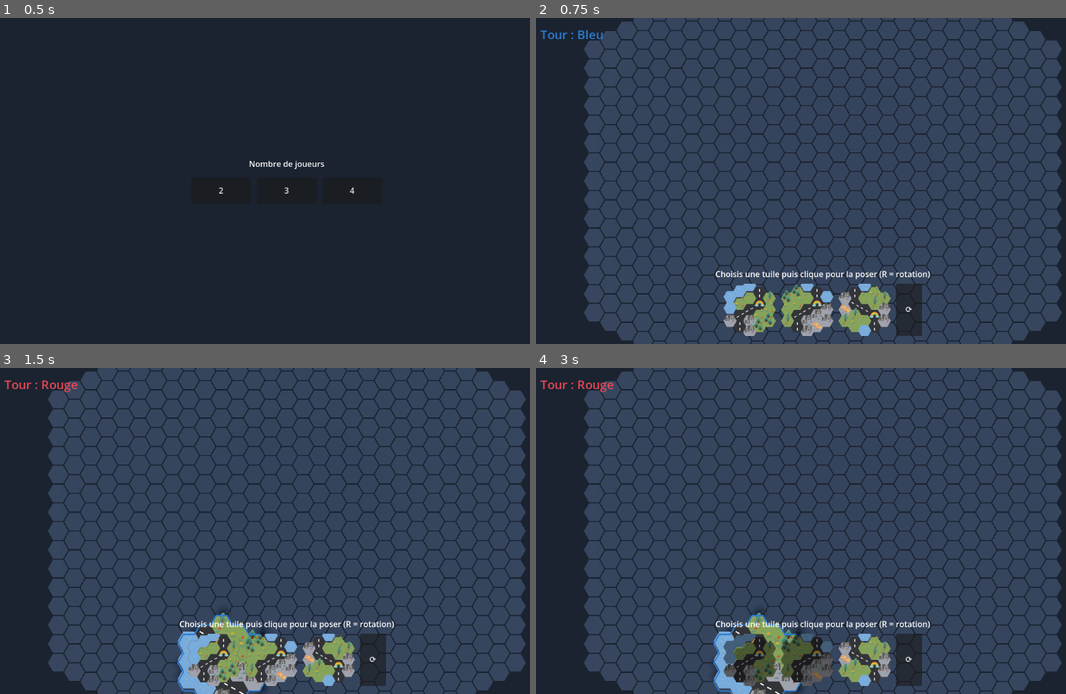
Above: before the commit, frames 1-4 (two rows, left to right).
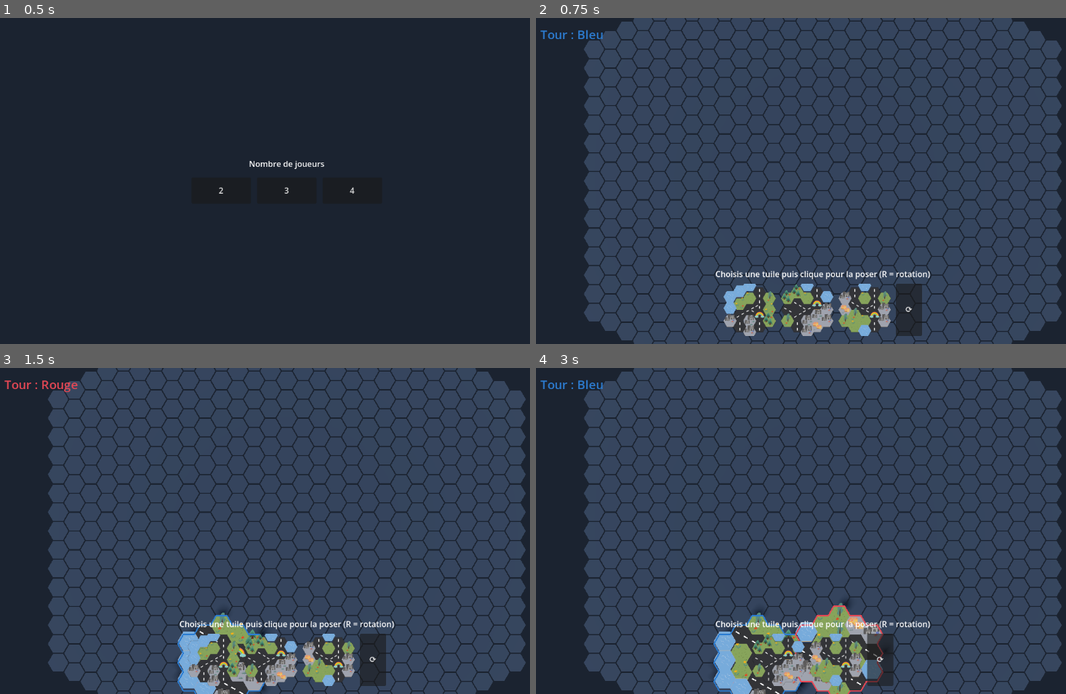
Above: after the commit, the same moments.

Repository: yoann-shopopop/shopopop-express
Game: Godot game, scene res://scenes/main.tscn
Two runs of this game, one before a commit and one after it. Both use one fixed random seed, a clock stepped at 60 frames per second and the inputs below.
Inputs (mouse positions are in pixels of both pictures, inside the frame that each line leads up to):
- Up to frame 1 (0.5 s): no input
- Up to frame 2 (0.75 s): click "2" at 0.5 s
- Up to frame 3 (1.5 s): click (212, 661) at 1.27 s
- Up to frame 4 (3 s): click (806, 661) at 2.02 s; click (864, 661) at 2.77 s

Frame 1 is identical in both runs. In frame 2, 0.4% of the frame differs, in the area x 39-66%, y 82-97%; in frame 3, 0.5%; in frame 4, 6.3%, in the area x 0-73%, y 3-100%.

Commit message:
fix(blocks): chaque pattern a une bifurcation (3 sorties de route)
On abandonne la route simple : tous les patterns reviennent à une jonction en
T (route droite traversant le centre + une branche) = 3 connecteurs / 3 côtés
avec une sortie de route, indispensable au gameplay (connexions entre blocs).

Co-Authored-By: Claude Opus 4.8 <noreply@anthropic.com>

Diff:
--- a/resources/blocks/patterns/p1.tres
+++ b/resources/blocks/patterns/p1.tres
@@ -7,5 +7,5 @@
 id = &"p1"
 display_name = "Quartier A"
 cells = Array[Vector2i]([Vector2i(-2, 0), Vector2i(-2, 1), Vector2i(-2, 2), Vector2i(-1, -1), Vector2i(-1, 0), Vector2i …(224 unchanged characters)…
-cell_types = Array[int]([2, 0, 1, 2, 0, 1, 1, 2, 2, 0, 1, 1, 3, 1, 4, 3, 3, 0, 3])
-connectors = Array[Vector2i]([Vector2i(2, -1), Vector2i(-2, 1)])
+cell_types = Array[int]([2, 0, 1, 2, 0, 1, 1, 2, 2, 0, 1, 1, 0, 0, 4, 3, 3, 0, 3])
+connectors = Array[Vector2i]([Vector2i(2, -1), Vector2i(-2, 1), Vector2i(1, -2)])
--- a/resources/blocks/patterns/p2.tres
+++ b/resources/blocks/patterns/p2.tres
@@ -7,5 +7,5 @@
 id = &"p2"
 display_name = "Quartier B"
 cells = Array[Vector2i]([Vector2i(-2, 0), Vector2i(-2, 1), Vector2i(-2, 2), Vector2i(-1, -1), Vector2i(-1, 0), Vector2i …(224 unchanged characters)…
-cell_types = Array[int]([1, 1, 1, 1, 1, 0, 0, 3, 1, 0, 2, 2, 0, 4, 2, 2, 3, 2, 2])
-connectors = Array[Vector2i]([Vector2i(1, -2), Vector2i(-1, 2)])
+cell_types = Array[int]([1, 0, 1, 1, 0, 0, 0, 3, 1, 0, 2, 2, 0, 4, 2, 2, 3, 2, 2])
+connectors = Array[Vector2i]([Vector2i(1, -2), Vector2i(-1, 2), Vector2i(-2, 1)])
--- a/resources/blocks/patterns/p3.tres
+++ b/resources/blocks/patterns/p3.tres
@@ -7,5 +7,5 @@
 id = &"p3"
 display_name = "Quartier C"
 cells = Array[Vector2i]([Vector2i(-2, 0), Vector2i(-2, 1), Vector2i(-2, 2), Vector2i(-1, -1), Vector2i(-1, 0), Vector2i …(224 unchanged characters)…
-cell_types = Array[int]([3, 3, 3, 0, 0, 1, 3, 2, 2, 0, 1, 1, 2, 2, 4, 0, 2, 1, 1])
-connectors = Array[Vector2i]([Vector2i(-1, -1), Vector2i(1, 1)])
+cell_types = Array[int]([3, 3, 3, 0, 0, 1, 3, 2, 2, 0, 1, 1, 2, 2, 4, 0, 2, 0, 1])
+connectors = Array[Vector2i]([Vector2i(-1, -1), Vector2i(1, 1), Vector2i(2, -1)])
--- a/resources/blocks/patterns/p4.tres
+++ b/resources/blocks/patterns/p4.tres
@@ -7,5 +7,5 @@
 id = &"p4"
 display_name = "Quartier D"
 cells = Array[Vector2i]([Vector2i(-2, 0), Vector2i(-2, 1), Vector2i(-2, 2), Vector2i(-1, -1), Vector2i(-1, 0), Vector2i …(224 unchanged characters)…
-cell_types = Array[int]([1, 0, 2, 1, 0, 2, 2, 1, 1, 0, 1, 3, 2, 2, 4, 3, 2, 0, 3])
-connectors = Array[Vector2i]([Vector2i(2, -1), Vector2i(-2, 1)])
+cell_types = Array[int]([1, 0, 2, 0, 0, 2, 2, 1, 1, 0, 1, 3, 2, 2, 4, 3, 2, 0, 3])
+connectors = Array[Vector2i]([Vector2i(2, -1), Vector2i(-2, 1), Vector2i(-1, -1)])
--- a/resources/blocks/patterns/p5.tres
+++ b/resources/blocks/patterns/p5.tres
@@ -7,5 +7,5 @@
 id = &"p5"
 display_name = "Quartier E"
 cells = Array[Vector2i]([Vector2i(-2, 0), Vector2i(-2, 1), Vector2i(-2, 2), Vector2i(-1, -1), Vector2i(-1, 0), Vector2i …(224 unchanged characters)…
-cell_types = Array[int]([3, 3, 2, 3, 1, 0, 0, 3, 1, 0, 2, 2, 0, 4, 1, 1, 1, 1, 1])
-connectors = Array[Vector2i]([Vector2i(1, -2), Vector2i(-1, 2)])
+cell_types = Array[int]([3, 3, 2, 3, 1, 0, 0, 3, 1, 0, 2, 2, 0, 0, 4, 0, 1, 1, 1])
+connectors = Array[Vector2i]([Vector2i(1, -2), Vector2i(-1, 2), Vector2i(1, 1)])
--- a/resources/blocks/patterns/p6.tres
+++ b/resources/blocks/patterns/p6.tres
@@ -7,5 +7,5 @@
 id = &"p6"
 display_name = "Quartier F"
 cells = Array[Vector2i]([Vector2i(-2, 0), Vector2i(-2, 1), Vector2i(-2, 2), Vector2i(-1, -1), Vector2i(-1, 0), Vector2i …(224 unchanged characters)…
-cell_types = Array[int]([2, 2, 1, 0, 0, 1, 1, 3, 1, 0, 1, 3, 1, 1, 4, 0, 1, 2, 2])
-connectors = Array[Vector2i]([Vector2i(-1, -1), Vector2i(1, 1)])
+cell_types = Array[int]([2, 2, 1, 0, 0, 1, 1, 3, 1, 0, 1, 3, 0, 0, 4, 0, 1, 2, 2])
+connectors = Array[Vector2i]([Vector2i(-1, -1), Vector2i(1, 1), Vector2i(1, -2)])
--- a/tools/generate_block_resources.gd
+++ b/tools/generate_block_resources.gd
@@ -12,15 +12,16 @@
 const G := CellType.Kind.GREEN
 const U := CellType.Kind.URBAN
 
-# axis = straight road between opposite edge-centers [axis] and [axis+3], crossing the center.
-# Single 1-wide road (no T-junction, to avoid wide road clumps). branch kept for future use (-1).
+# Road = straight line between opposite edge-centers [axis]/[axis+3] (through the center) + a branch
+# to a 3rd edge-center (T-junction). Every pattern has a bifurcation = 3 road exits (3 connectors).
+# branch must differ from axis and axis+3.
 var _patterns := [
-	{"id": "p1", "name": "Quartier A", "axis": 0, "branch": -1, "regions": [W, W, U, U, G, G]},
-	{"id": "p2", "name": "Quartier B", "axis": 1, "branch": -1, "regions": [U, W, W, G, G, U]},
-	{"id": "p3", "name": "Quartier C", "axis": 2, "branch": -1, "regions": [G, U, U, W, W, G]},
-	{"id": "p4", "name": "Quartier D", "axis": 0, "branch": -1, "regions": [W, U, G, G, U, W]},
-	{"id": "p5", "name": "Quartier E", "axis": 1, "branch": -1, "regions": [G, G, W, W, U, U]},
-	{"id": "p6", "name": "Quartier F", "axis": 2, "branch": -1, "regions": [U, G, W, U, G, W]},
+	{"id": "p1", "name": "Quartier A", "axis": 0, "branch": 1, "regions": [W, W, U, U, G, G]},
+	{"id": "p2", "name": "Quartier B", "axis": 1, "branch": 3, "regions": [U, W, W, G, G, U]},
+	{"id": "p3", "name": "Quartier C", "axis": 2, "branch": 0, "regions": [G, U, U, W, W, G]},
+	{"id": "p4", "name": "Quartier D", "axis": 0, "branch": 2, "regions": [W, U, G, G, U, W]},
+	{"id": "p5", "name": "Quartier E", "axis": 1, "branch": 5, "regions": [G, G, W, W, U, U]},
+	{"id": "p6", "name": "Quartier F", "axis": 2, "branch": 1, "regions": [U, G, W, U, G, W]},
 ]
 
 
